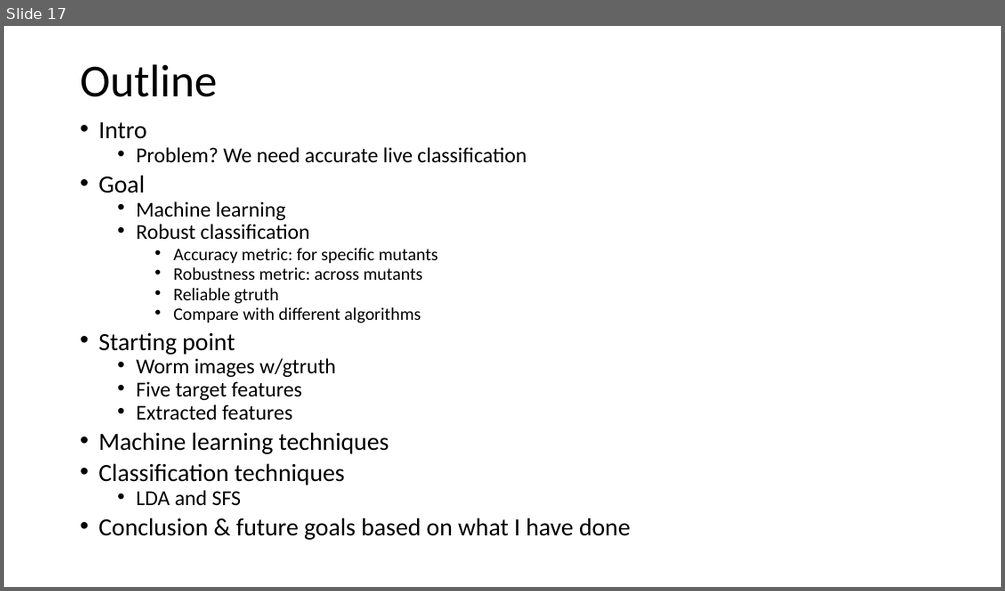
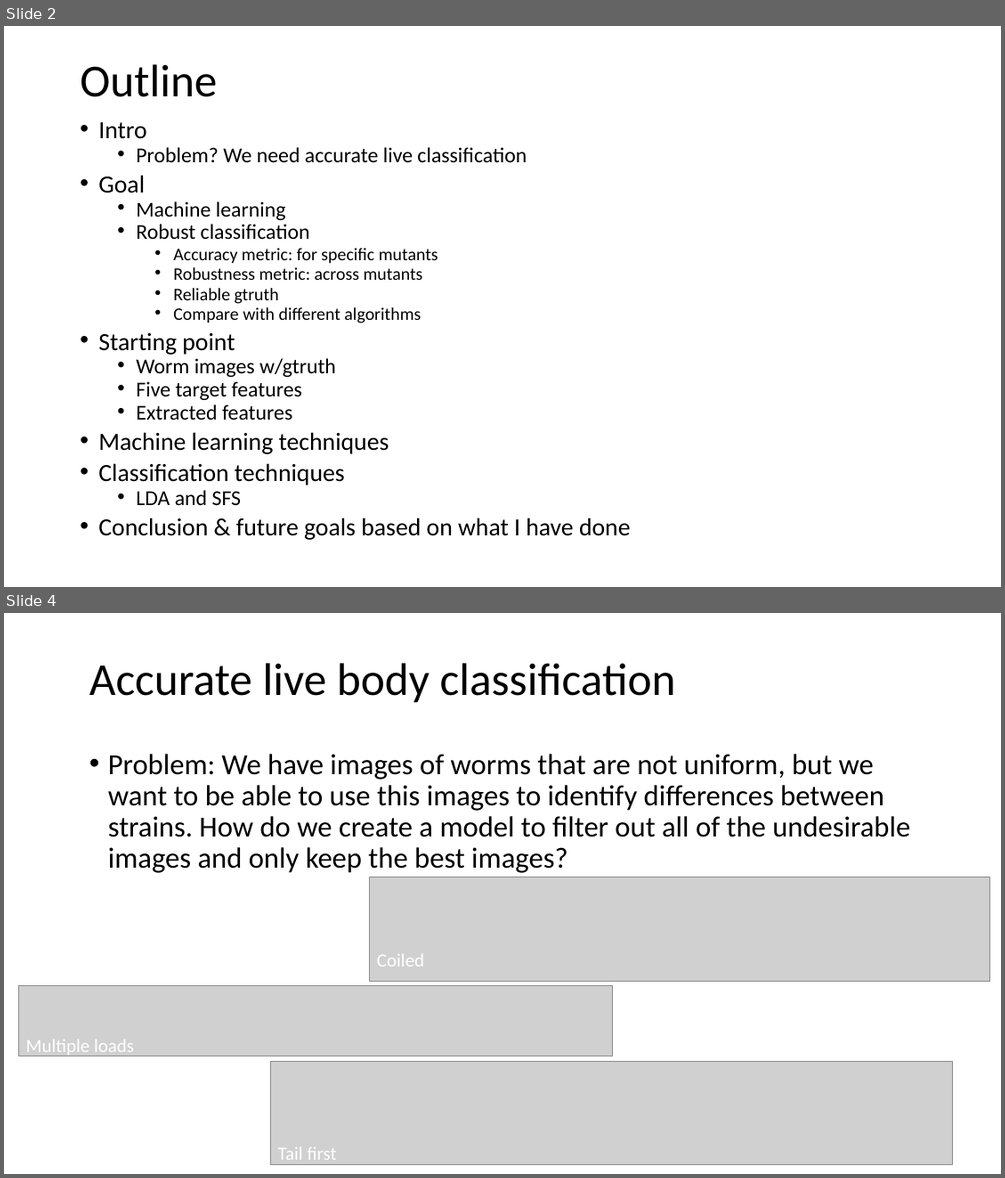
Before and after one commit to McGrathWormStuff/Image_Processing, a slide deck: Image Processing Presentation.pptx. Shown one above the other, each under a label of ours: slide 17 before the commit, slides 2 and 4 after it; the slides between them are not shown. The pictures are 1005x591 and 1005x1178 pixels, drawn with LibreOffice and Linux fonts; fonts in the diff are those of the drawing; grey boxes stand for pictures. Boxes give left, top, right and bottom in pixels: in the first picture for what was removed or moved away, otherwise in the second. Text is boxed around its words. In the diff, an @@ line names an element or a change of style, - is before the commit and + after.

```diff
--- a/Image Processing Presentation.pptx
+++ b/Image Processing Presentation.pptx
@@ slide 4 added at box(4, 613, 1001, 1174), background #FFFFFF @@
@@ text added at box(89, 663, 676, 703), 44 pt, text #000000 @@
+Accurate live body classification
@@ text added at box(108, 754, 910, 873), 28 pt, text #000000 @@
+• Problem: We have images of worms that are not uniform, but we want to be able to use this images to identify differences between strains. How do we create a model to filter out all of the undesirable images and only keep the best images?
@@ picture added at box(370, 876, 989, 981) @@
@@ text added at box(377, 954, 424, 966), 18 pt, text #FFFFFF @@
+Coiled
@@ picture added at box(18, 985, 612, 1056) @@
@@ text added at box(26, 1039, 134, 1057), 18 pt, text #FFFFFF @@
+Multiple loads
@@ picture added at box(270, 1061, 952, 1165) @@
@@ text added at box(278, 1147, 337, 1165), 18 pt, text #FFFFFF @@
+Tail first
@@ what was slide 17 is now slide 2 @@
```
Also in this commit, not shown: 3 slides changed, 2 other slides added.
